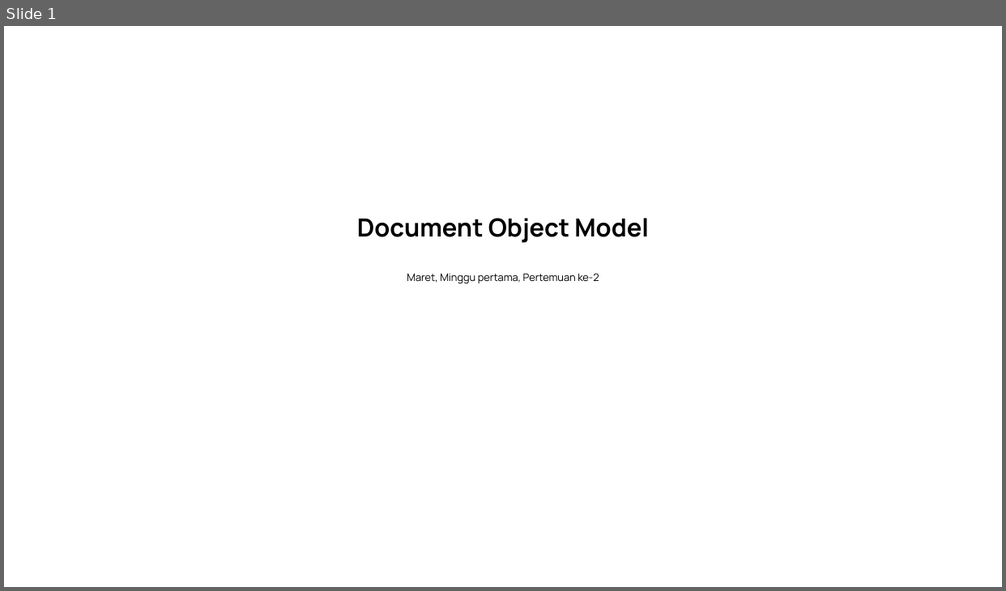
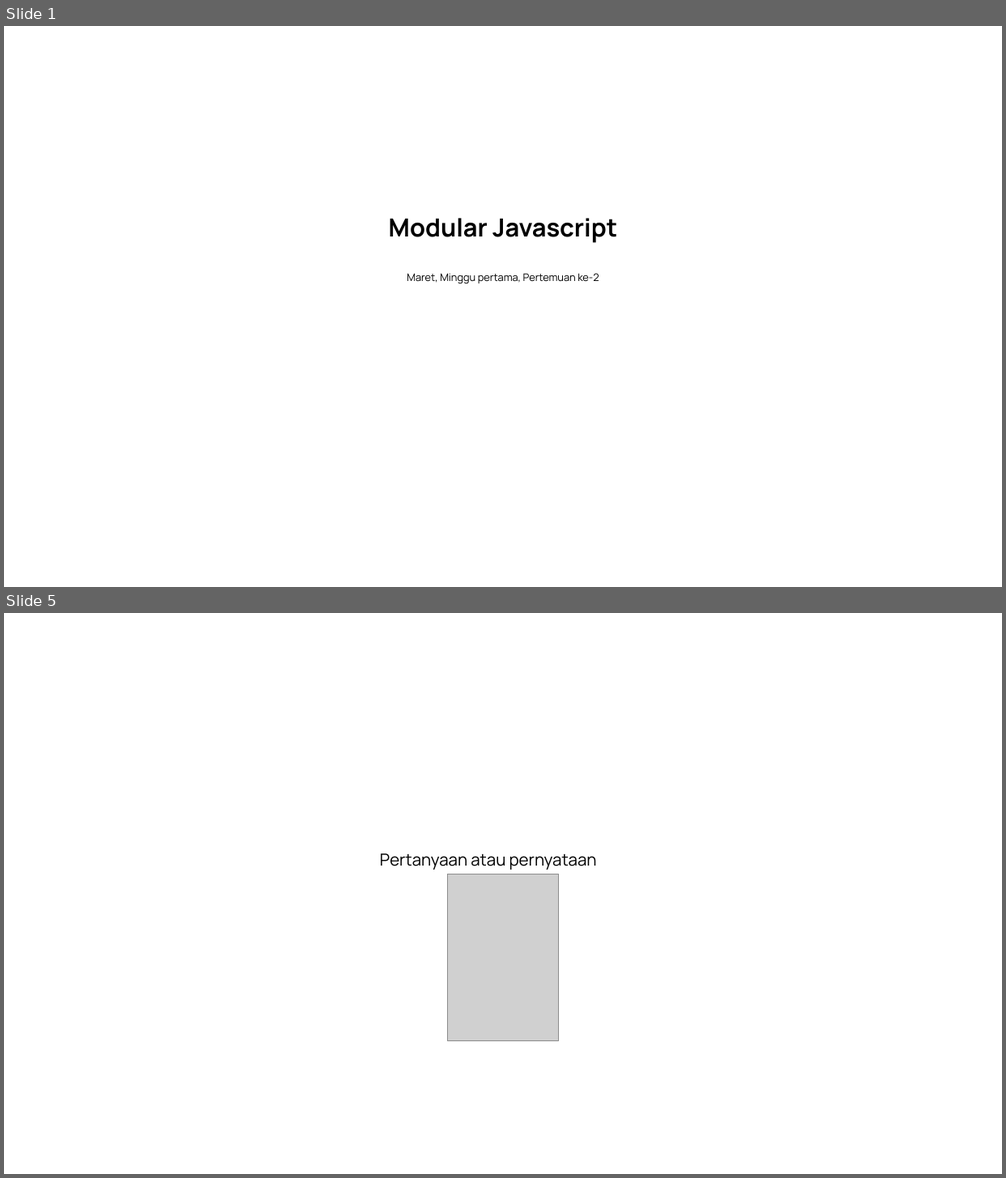
Before and after one commit to saddam-satria/learning-material, a slide deck: march/week-1/meeting-3/PPT.pptx. Shown one above the other, each under a label of ours: slide 1 before the commit, slides 1 and 5 after it; the slides between them are not shown. The pictures are 1006x591 and 1006x1178 pixels, drawn with LibreOffice and Linux fonts; fonts in the diff are those of the drawing; grey boxes stand for pictures. Boxes give left, top, right and bottom in pixels: in the first picture for what was removed or moved away, otherwise in the second. Text is boxed around its words. In the diff, an @@ line names an element or a change of style, - is before the commit and + after.

```diff
--- a/march/week-1/meeting-3/PPT.pptx
+++ b/march/week-1/meeting-3/PPT.pptx
@@ slide 5 added at (4,613,1002,1174), background #FFFFFF @@
@@ text added at (380,854,597,870), 16 pt, text #000000 @@
+Pertanyaan atau pernyataan
@@ picture added at (448,875,559,1041) @@
@@ slide 1 changed as well @@
@@ text at (389,218,617,243): text changed @@
-Document Object Model
+Modular Javascript
```
Also in this commit, not shown: 3 other slides added, 7 slides removed, 9 other files.
